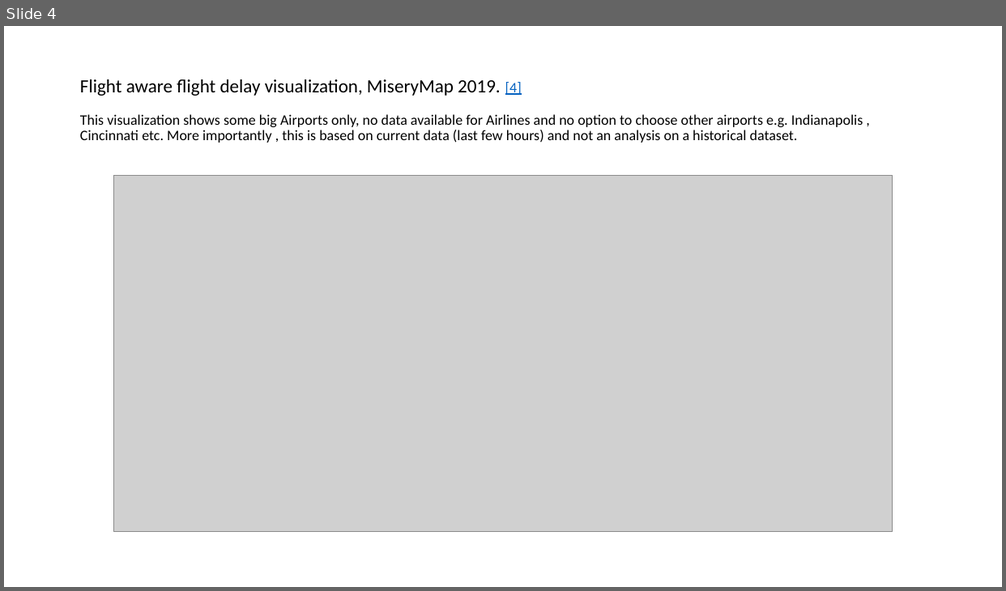
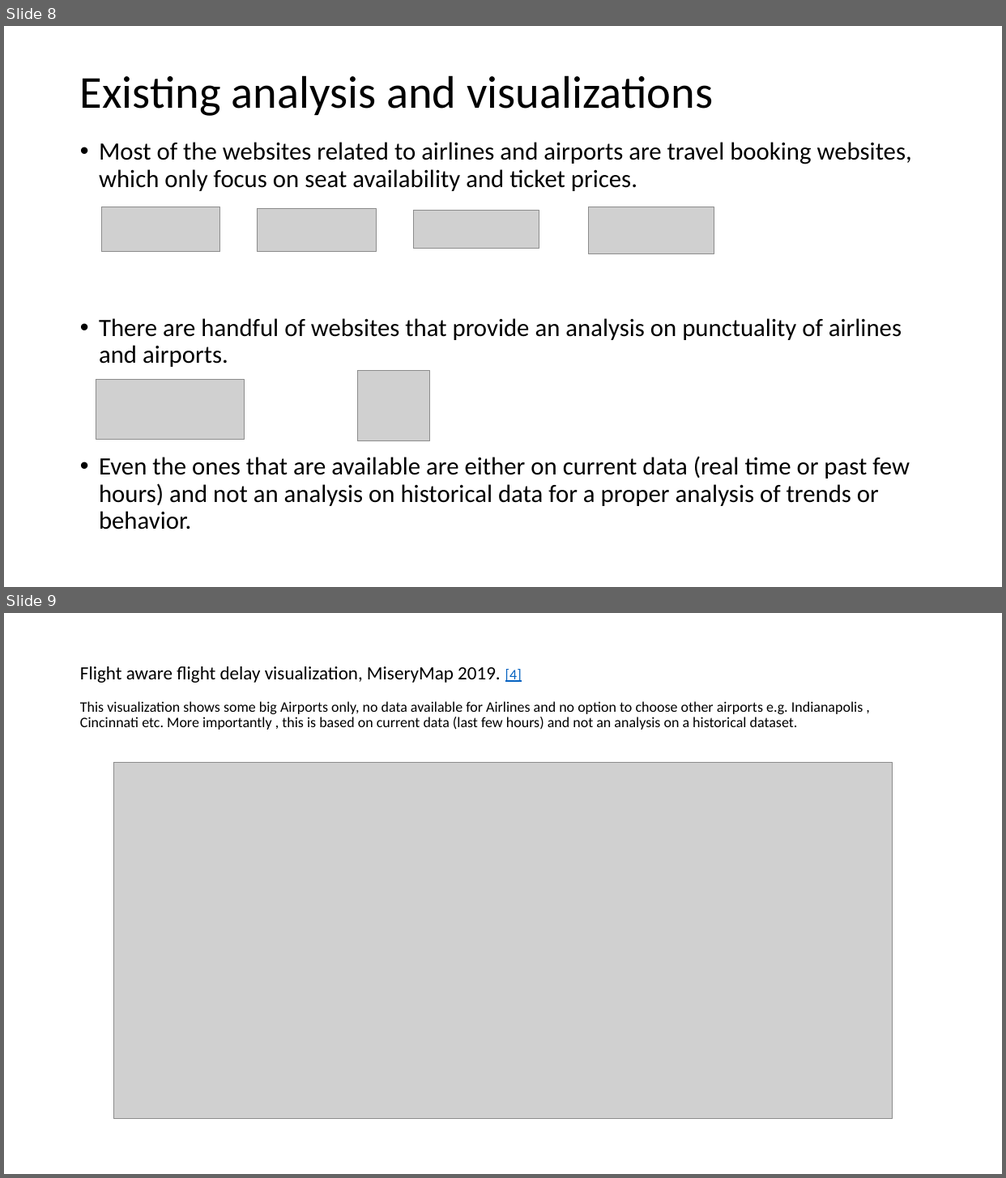
Before and after one commit to psiddam/awsSummer19Project, a slide deck: branch1/ProjectPresentation.pptx. Shown one above the other, each under a label of ours: slide 4 before the commit, slides 8 and 9 after it. The pictures are 1006x591 and 1006x1178 pixels, drawn with LibreOffice and Linux fonts; fonts in the diff are those of the drawing; grey boxes stand for pictures. Boxes give left, top, right and bottom in pixels: in the first picture for what was removed or moved away, otherwise in the second. Text is boxed around its words. In the diff, an @@ line names an element or a change of style, - is before the commit and + after.

```diff
--- a/branch1/ProjectPresentation.pptx
+++ b/branch1/ProjectPresentation.pptx
@@ slide 8 added at box(4, 26, 1002, 587), background #FFFFFF @@
@@ title added at box(80, 75, 713, 116), 44 pt, text #000000 @@
+Existing analysis and visualizations
@@ text added at box(99, 142, 912, 530), 24 pt, text #000000 @@
+• Most of the websites related to airlines and airports are travel booking websites, which only focus on seat availability and ticket prices.
+• There are handful of websites that provide an analysis on punctuality of airlines and airports.
+• Even the ones that are available are either on current data (real time or past few hours) and not an analysis on historical data for a proper analysis of trends or behavior.
@@ picture added at box(101, 207, 220, 251) @@
@@ picture added at box(257, 209, 376, 251) @@
@@ picture added at box(414, 211, 540, 249) @@
@@ picture added at box(588, 207, 714, 254) @@
@@ picture added at box(96, 380, 245, 440) @@
@@ picture added at box(357, 370, 429, 442) @@
@@ what was slide 4 is now slide 9 @@
```
Also in this commit, not shown: 5 slides changed, 12 other slides added, 2 slides removed.
